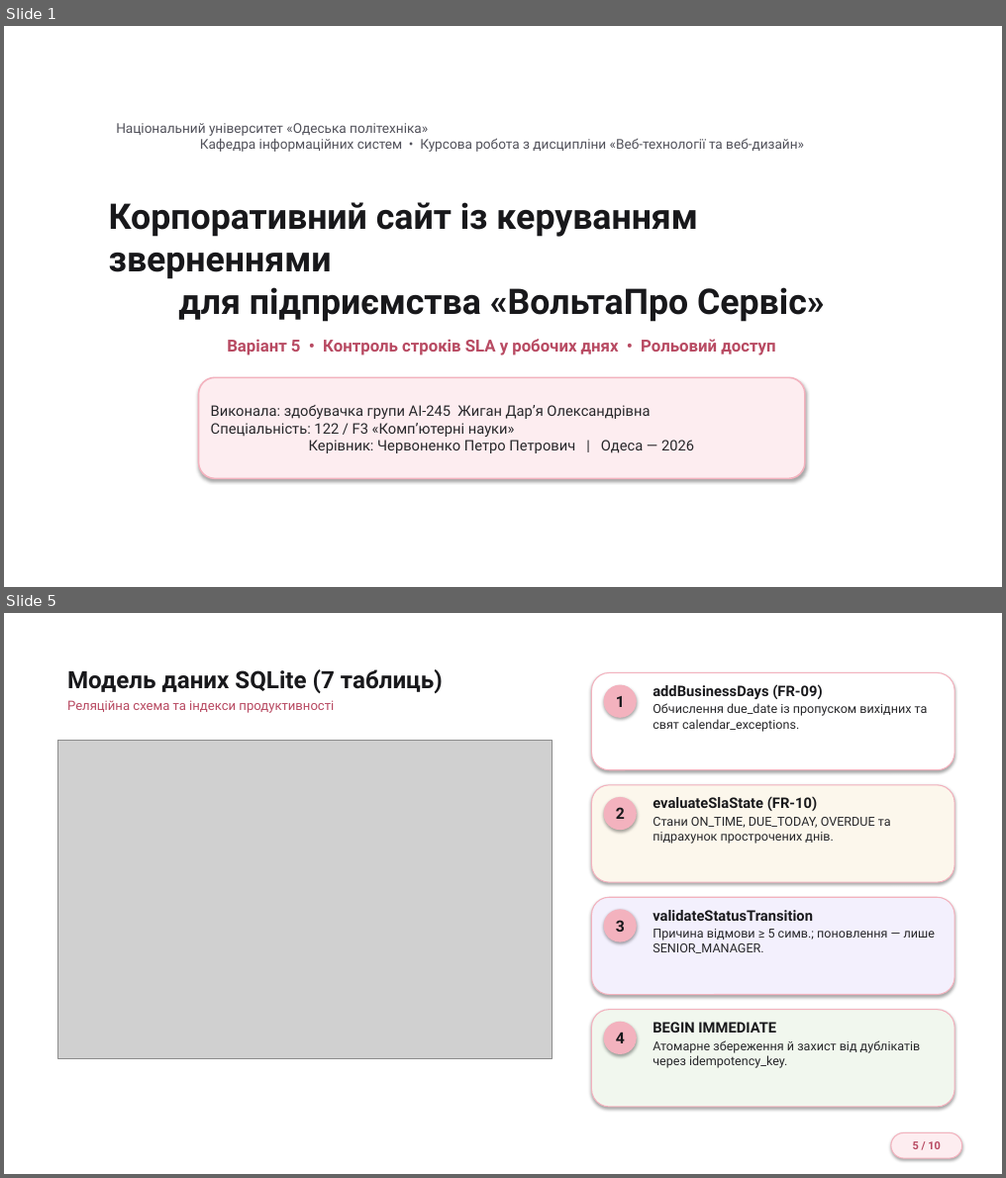
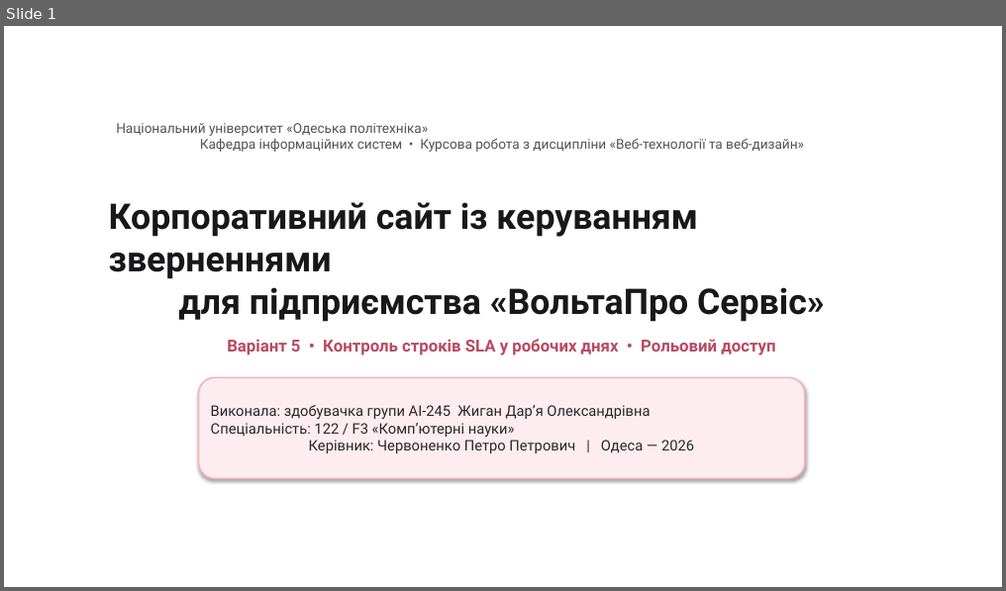
Before and after one commit to Zhyhan245/voltapro-service-inquiries, a slide deck: docs/Презентація_Жиган_Д_О_АІ-245.pptx. Shown one above the other, each under a label of ours: slides 1 and 5 before the commit, slide 1 after it; the slides between them are not shown. The pictures are 1006x1178 and 1006x591 pixels, drawn with LibreOffice and Linux fonts; fonts in the diff are those of the drawing; grey boxes stand for pictures; background and template pictures are left out. Boxes give left, top, right and bottom in pixels: in the first picture for what was removed or moved away, otherwise in the second. Text is boxed around its words. In the diff, an @@ line names an element or a change of style, - is before the commit and + after.

```diff
--- a/docs/Презентація_Жиган_Д_О_АІ-245.pptx
+++ b/docs/Презентація_Жиган_Д_О_АІ-245.pptx
@@ slide 5 removed at [4,613,1002,1174], background picture (left out) @@
@@ text removed at [67,669,443,713] @@
-Модель даних SQLite (7 таблиць)
-Реляційна схема та індекси продуктивності
@@ rounded rectangle removed at [592,672,954,770] @@
@@ ellipse removed at [604,685,637,718] @@
-1
@@ text removed at [652,684,928,732] @@
-addBusinessDays (FR-09)
-Обчислення due_date із пропуском вихідних та свят calendar_exceptions.
@@ picture removed at [57,741,552,1059] @@
@@ rounded rectangle removed at [592,785,954,882] @@
@@ ellipse removed at [604,797,637,830] @@
-2
@@ text removed at [652,796,891,844] @@
-evaluateSlaState (FR-10)
-Стани ON_TIME, DUE_TODAY, OVERDUE та підрахунок прострочених днів.
@@ rounded rectangle removed at [592,897,954,995] @@
@@ ellipse removed at [604,909,637,943] @@
-3
@@ text removed at [652,910,935,954] @@
-validateStatusTransition
-Причина відмови ≥ 5 симв.; поновлення — лише SENIOR_MANAGER.
@@ rounded rectangle removed at [592,1010,954,1107] @@
@@ ellipse removed at [604,1022,637,1055] @@
-4
@@ text removed at [652,1022,921,1068] @@
-BEGIN IMMEDIATE
-Атомарне збереження й захист від дублікатів через idempotency_key.
@@ rounded rectangle removed at [891,1134,962,1158] @@
-5 / 10
```
Also in this commit, not shown: 6 slides changed, 6 slides added, 2 other slides removed.
